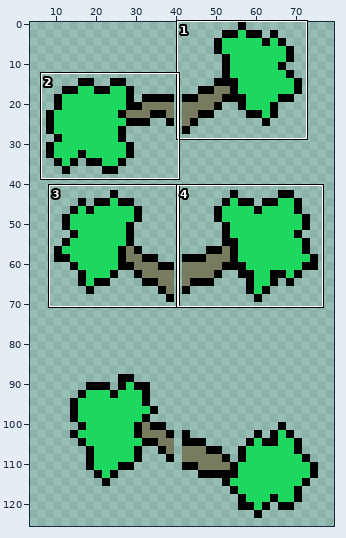
Sprite sheet -- Assets/Textures/Plants/AetherTree_Branches.png. The picture above shows the old version from afar; the outline marks the close-up.
Close-up. As it was:
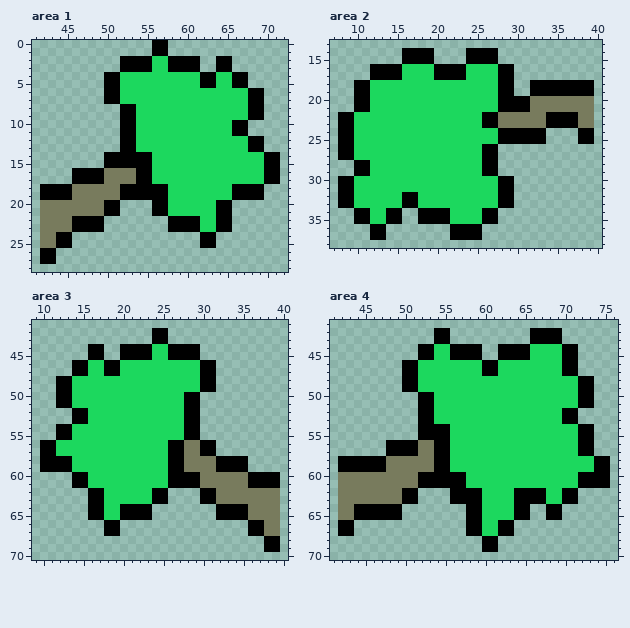
The file is 86x126 pixels. Shown: area 1: x 41..72, y 0..28; area 2: x 7..40, y 13..38; area 3: x 9..40, y 41..70; area 4: x 41..76, y 41..70. The old version is drawn lined up with the new one, on the new canvas. The wide view leaves out empty margins. The commit also changed other parts of the picture, which this record leaves out.
Now the later version:
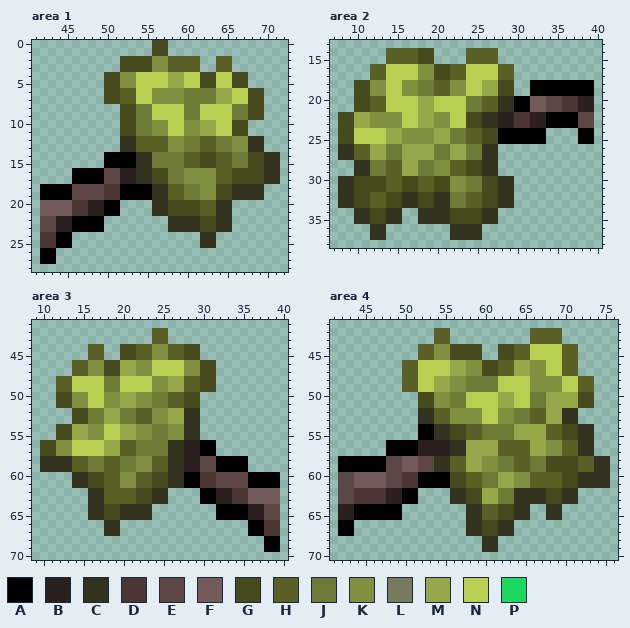
Palette (. is transparent): A #000000  B #2c201e  C #33331f  D #4b3634  E #5d4745  F #735b59  G #464a1d  H #5b6126  J #6e7b36  K #819040  L #787b5d  M #97a84a  N #b8cf51  P #1cd85e
Difference:
canvas 86x126 -> 84x126, the old top-left corner now at -1,0 (the part of the old canvas that was cut away was empty and is not shown)
Changed rows in their new state; - is an unchanged pixel.
Area 1:
first column x 42:
 0 --------------GG--------------
 1 --------------GG--------------
 2 ----------GGGGKKHHHH--HH------
 3 ----------GGGGKKHHHH--HH------
 4 --------GGKKNNNNMMNNGGNNGG----
 5 --------GGKKNNNNMMNNGGNNGG----
 6 --------GGHHNNKKKKJJJJMMNNGG--
 7 --------GGHHNNKKKKJJJJMMNNGG--
 8 ----------GGJJNNNNJJNNNNJJGG--
 9 ----------GGJJNNNNJJNNNNJJGG--
10 ----------GGJJKKNNKKMMNNGG----
11 ----------GGJJKKNNKKMMNNGG----
12 ----------CCHHHHKKJJHHJJKKCC--
13 ----------CCHHHHKKJJHHJJKKCC--
14 ------------CCJJJJHHGGHHJJGGCC
15 ------------CCJJJJHHGGHHJJGGCC
16 --------EEBBCCGGJJKKKKHHGGGGCC
17 --------EEBBCCGGJJKKKKHHGGGGCC
18 ----EEEEDD----CCHHJJKKGGCCCC--
19 ----EEEEDD----CCHHJJKKGGCCCC--
20 FFFFDDBB------CCGGGGHHCC------
21 FFFFDDBB------CCGGGGHHCC------
22 EEBB------------CCCCGGCC------
23 EEBB------------CCCCGGCC------
24 DD------------------CC--------
25 DD------------------CC--------
Area 2:
first column x 8:
14 ------HHHHGG----HHHH------------
15 ------HHHHGG----HHHH------------
16 ----HHNNNNKKGGHHNNNNHH----------
17 ----HHNNNNKKGGHHNNNNHH----------
18 --GGKKNNKKJJHHKKNNMMGG----------
19 --GGKKNNKKJJHHKKNNMMGG----------
20 --GGHHNNNNMMNNNNJJHHCC--FFEEDDBB
21 --GGHHNNNNMMNNNNJJHHCC--FFEEDDBB
22 GGMMKKKKNNMMKKNNGGCCBBDDBB----EE
23 GGMMKKKKNNMMKKNNGGCCBBDDBB----EE
24 GGNNNNMMKKKKMMJJHHGG------------
25 GGNNNNMMKKKKMMJJHHGG------------
26 CCHHMMJJMMMMJJMMJJCC------------
27 CCHHMMJJMMMMJJMMJJCC------------
28 --CCJJHHMMJJKKHHGGCC------------
29 --CCJJHHMMJJKKHHGGCC------------
30 CCGGGGHHGGHHGGKKJJGGCC----------
31 CCGGGGHHGGHHGGKKJJGGCC----------
32 CCGGHHGGCCGGCCJJHHGGCC----------
33 CCGGHHGGCCGGCCJJHHGGCC----------
34 --CCGGCC--CCCCGGGGCC------------
35 --CCGGCC--CCCCGGGGCC------------
36 ----CC--------CCCC--------------
37 ----CC--------CCCC--------------
Area 3:
first column x 10:
42 --------------HH--------------
43 --------------HH--------------
44 ------HH--GGHHKKHHGG----------
45 ------HH--GGHHKKHHGG----------
46 ----HHKKGGMMKKNNNNKKGG--------
47 ----HHKKGGMMKKNNNNKKGG--------
48 --HHNNNNJJNNNNKKMMHHGG--------
49 --HHNNNNJJNNNNKKMMHHGG--------
50 --GGKKNNKKMMKKJJHHGG----------
51 --GGKKNNKKMMKKJJHHGG----------
52 ----GGJJMMJJHHKKMMCC----------
53 ----GGJJMMJJHHKKMMCC----------
54 --GGMMKKNNMMKKJJKKCC----------
55 --GGMMKKNNMMKKJJKKCC----------
56 GGKKNNNNMMHHJJJJCCBB----------
57 GGKKNNNNMMHHJJJJCCBB----------
58 CCCCHHJJHHJJKKHHCCBBEE--------
59 CCCCHHJJHHJJKKHHCCBBEE--------
60 ----CCGGHHKKHHGGCC--DDEEEE----
61 ----CCGGHHKKHHGGCC--DDEEEE----
62 ------CCHHHHGGCC------BBDDFFFF
63 ------CCHHHHGGCC------BBDDFFFF
64 ------CCGGCCCC------------BBEE
65 ------CCGGCCCC------------BBEE
66 --------CC------------------DD
67 --------CC------------------DD
Area 4:
first column x 42:
42 ------------HH----------HHHH------
43 ------------HH----------HHHH------
44 ----------HHKKGGGG--GGHHNNNNHH----
45 ----------HHKKGGGG--GGHHNNNNHH----
46 --------HHNNNNMMKKGGHHMMKKNNHH----
47 --------HHNNNNMMKKGGHHMMKKNNHH----
48 --------HHNNMMKKJJJJNNNNKKKKNNHH--
49 --------HHNNMMKKJJJJNNNNKKKKNNHH--
50 ----------GGKKJJNNNNMMNNJJMMMMGG--
51 ----------GGKKJJNNNNMMNNJJMMMMGG--
52 ----------CCHHKKKKNNKKJJHHMMCC----
53 ----------CCHHKKKKNNKKJJHHMMCC----
54 ------------CCGGHHJJJJMMMMHHGGCC--
55 ------------CCGGHHJJJJMMMMHHGGCC--
56 ----------BBBBCCMMMMHHHHMMKKHHCC--
57 ----------BBBBCCMMMMHHHHMMKKHHCC--
58 ------EEFFEECCHHMMKKJJHHJJGGGGHHCC
59 ------EEFFEECCHHMMKKJJHHJJGGGGHHCC
60 EEFFFFEEDD----GGHHJJMMKKHHHHGGCCCC
61 EEFFFFEEDD----GGHHJJMMKKHHHHGGCCCC
62 EEDDDDBB------CCGGMMJJCCCCGGCC----
63 EEDDDDBB------CCGGMMJJCCCCGGCC----
64 BB--------------CCHHGGCC--CC------
65 BB--------------CCHHGGCC--CC------
66 ----------------CCGGCC------------
67 ----------------CCGGCC------------
68 ------------------CC--------------
69 ------------------CC--------------
